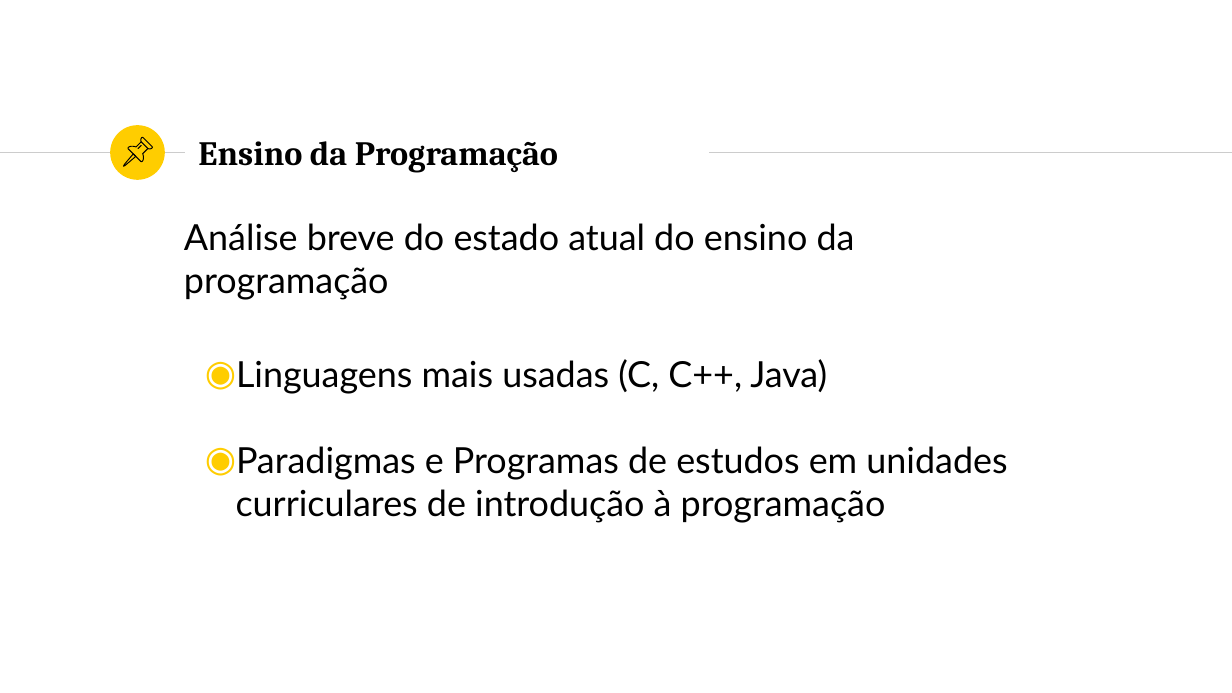
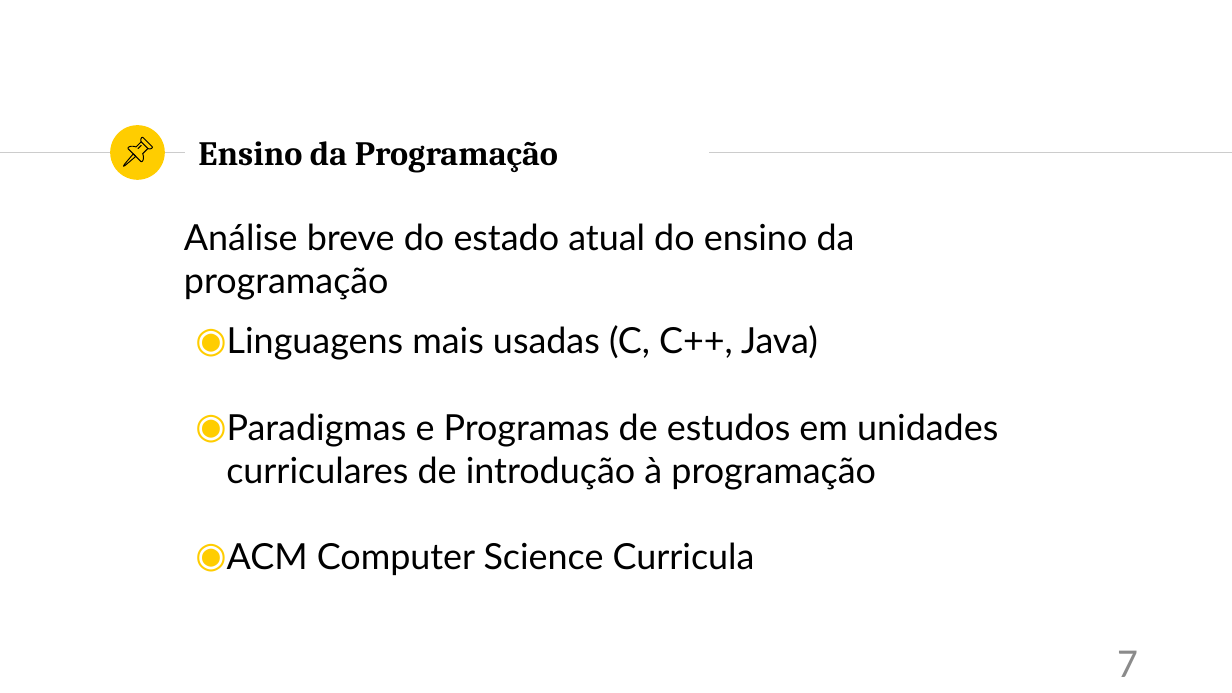
Before and after one commit to LuisEduardoReis/DISS_games, a slide deck: slide 7 of apresentacao/apresentacao.pptx. Drawn at 1232x693 pixels with LibreOffice and Linux fonts; fonts in the diff are those of the drawing. Boxes give left, top, right and bottom in pixels: in the first picture for what was removed or moved away, otherwise in the second. Text is boxed around its words. In the diff, an @@ line names an element or a change of style, - is before the commit and + after.

```diff
--- a/apresentacao/apresentacao.pptx
+++ b/apresentacao/apresentacao.pptx
@@ text "Linguagens mais usadas (C, C++, ...": place and size @@
-text "Linguagens mais usadas (C, C++, ..." at box(236, 359, 1007, 523)
+text "Linguagens mais usadas (C, C++, ..." at box(226, 325, 998, 575)
@@ text at box(227, 542, 755, 575): paragraph added @@
+◉ ACM Computer Science Curricula
@@ page number added at box(1117, 650, 1138, 677), 32 pt, text #8C8C8C @@
+7
```
Also in this commit, not shown: 30 other slides changed, 3 slides added, 1 other file.
